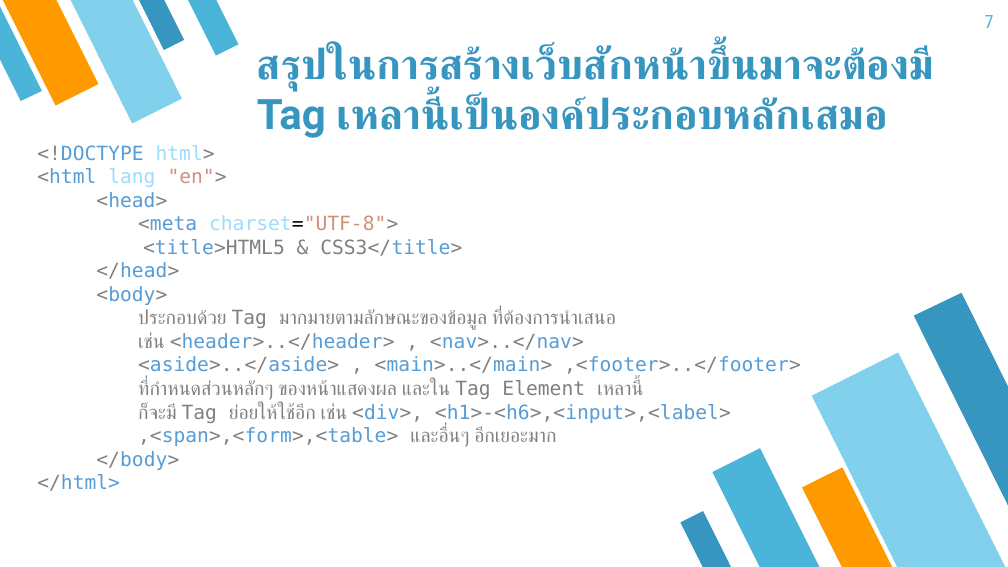
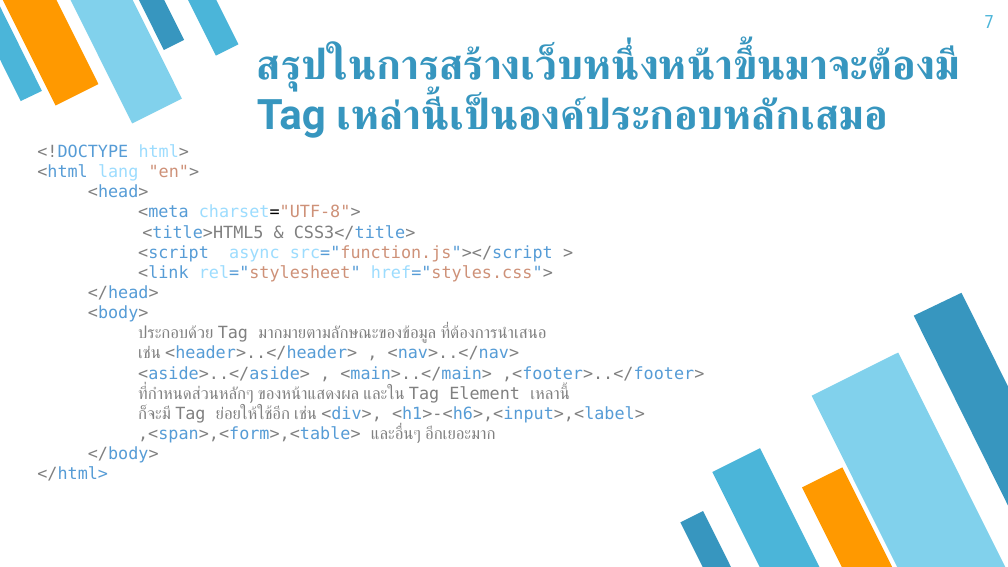
Before and after one commit to tinnakorn03/html5css3.code, a slide deck: slide 7 of file/HTML5.pptx. Drawn at 1008x567 pixels with LibreOffice and Linux fonts; fonts in the diff are those of the drawing. Boxes give left, top, right and bottom in pixels: in the first picture for what was removed or moved away, otherwise in the second. Text is boxed around its words. In the diff, an @@ line names an element or a change of style, - is before the commit and + after.

```diff
--- a/file/HTML5.pptx
+++ b/file/HTML5.pptx
@@ title at box(257, 47, 957, 138): text changed @@
-สรุปในการสร้างเว็บสักหน้าขึ้นมาจะต้องมี Tag เหลานี้เป็นองค์ประกอบหลักเสมอ
+สรุปในการสร้างเว็บหนึ่งหน้าขึ้นมาจะต้องมี Tag เหล่านี้เป็นองค์ประกอบหลักเสมอ
@@ text at box(37, 144, 704, 481): size 14 to 12 pt in "<!DOCTYPE html>", "<html lang="en">", "<head>", "<meta charset="UTF-8">" and 11 more places @@
@@ text at box(138, 245, 553, 282): paragraphs added @@
+<script async src="function.js"></script >
+<link rel="stylesheet" href="styles.css">
```
Also in this commit, not shown: 11 other slides changed, 8 other files.
